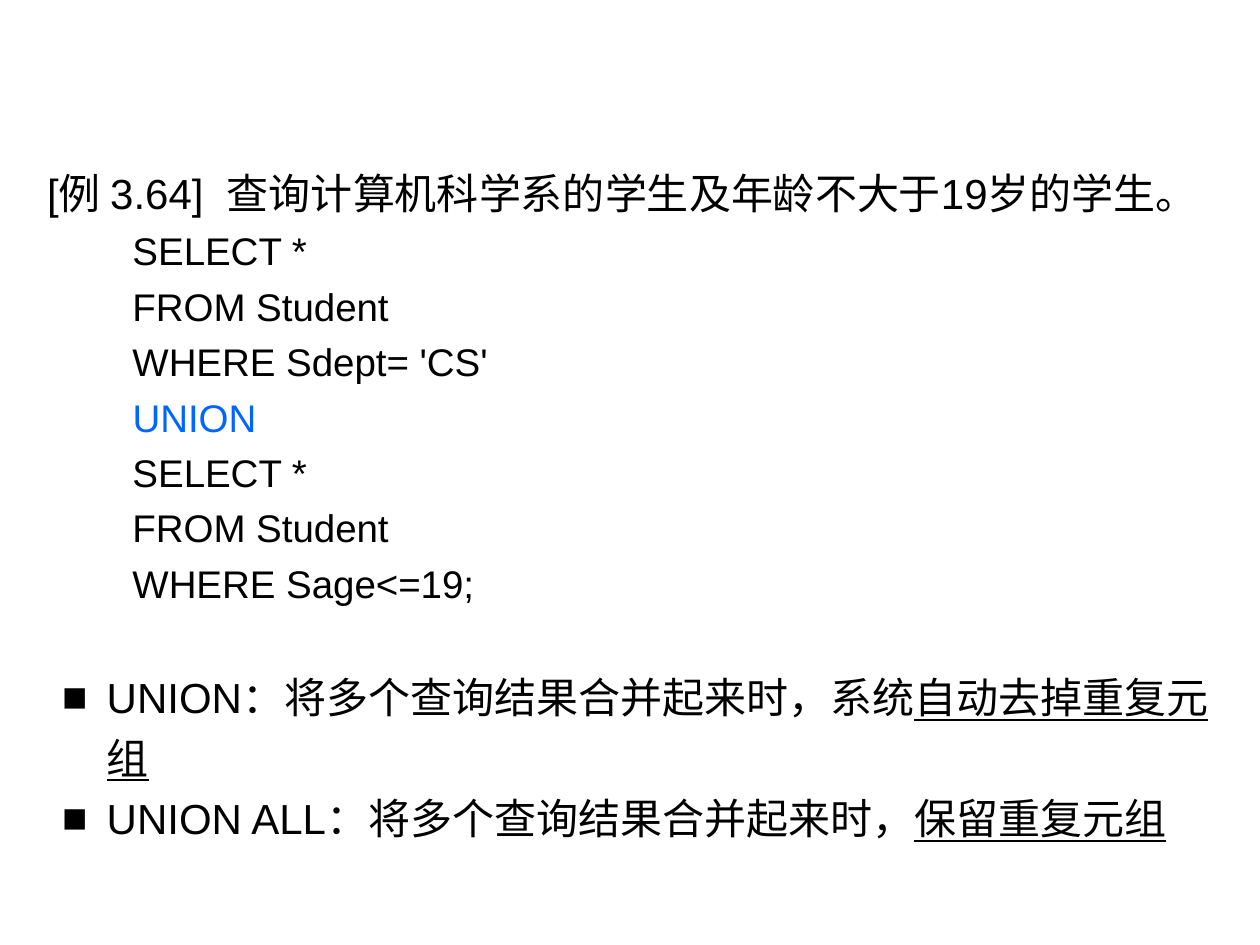
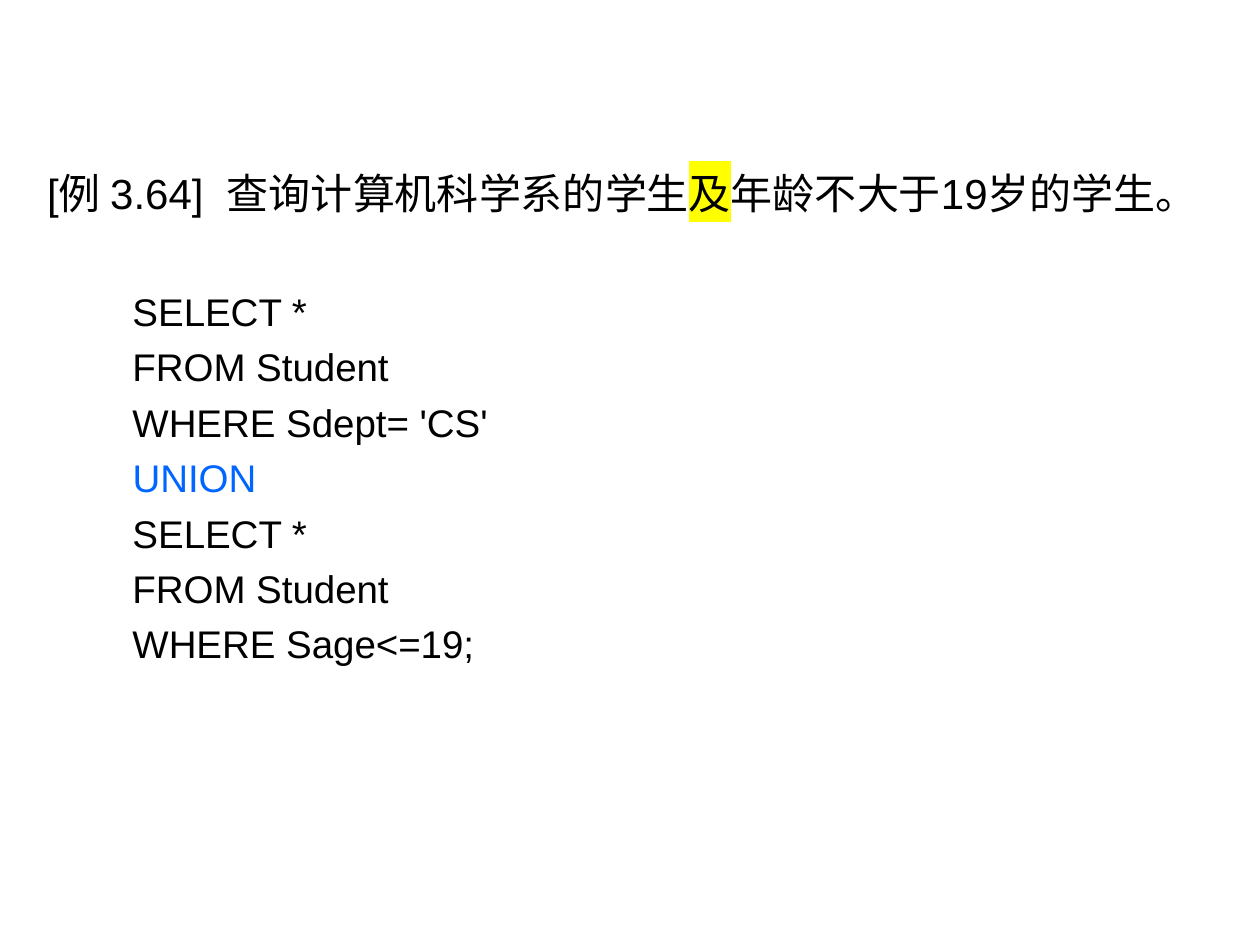
Before and after one commit to HBU/DataBase, a slide deck: slide 60 of PPT/PPT2020/DB第03章（2）-2020.pptx (slide 58 before the commit). Drawn at 1260x945 pixels with LibreOffice and Linux fonts; fonts in the diff are those of the drawing; background and template pictures are left out. Boxes give left, top, right and bottom in pixels: in the first picture for what was removed or moved away, otherwise in the second. Text is boxed around its words. In the diff, an @@ line names an element or a change of style, - is before the commit and + after.

```diff
--- a/PPT/PPT2020/DB第03章（2）-2020.pptx
+++ b/PPT/PPT2020/DB第03章（2）-2020.pptx
@@ text at <box>47,167,1198,220</box>: highlight none to #FFFF00 in "查询计算机科学系的学生及年龄不大于19岁的学生。" @@
@@ text at <box>107,680,1208,842</box>: paragraphs removed @@
-■ UNION：将多个查询结果合并起来时，系统自动去掉重复元组
-■ UNION ALL：将多个查询结果合并起来时，保留重复元组
```
Also in this commit, not shown: 17 other slides changed, 2 slides added, 3 other files.
